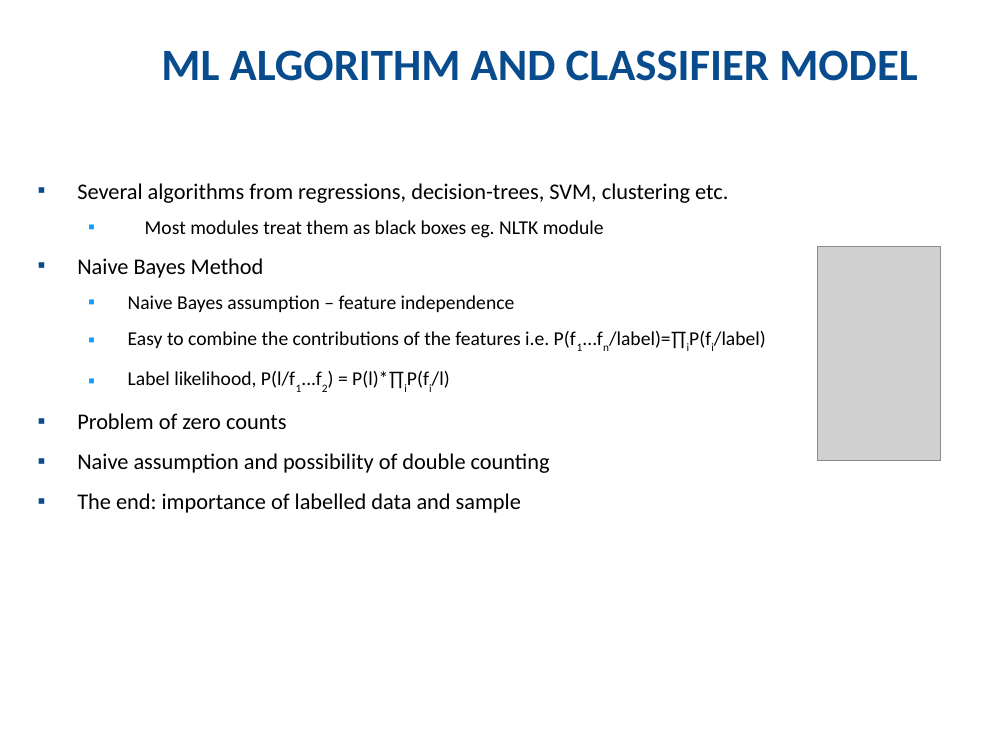
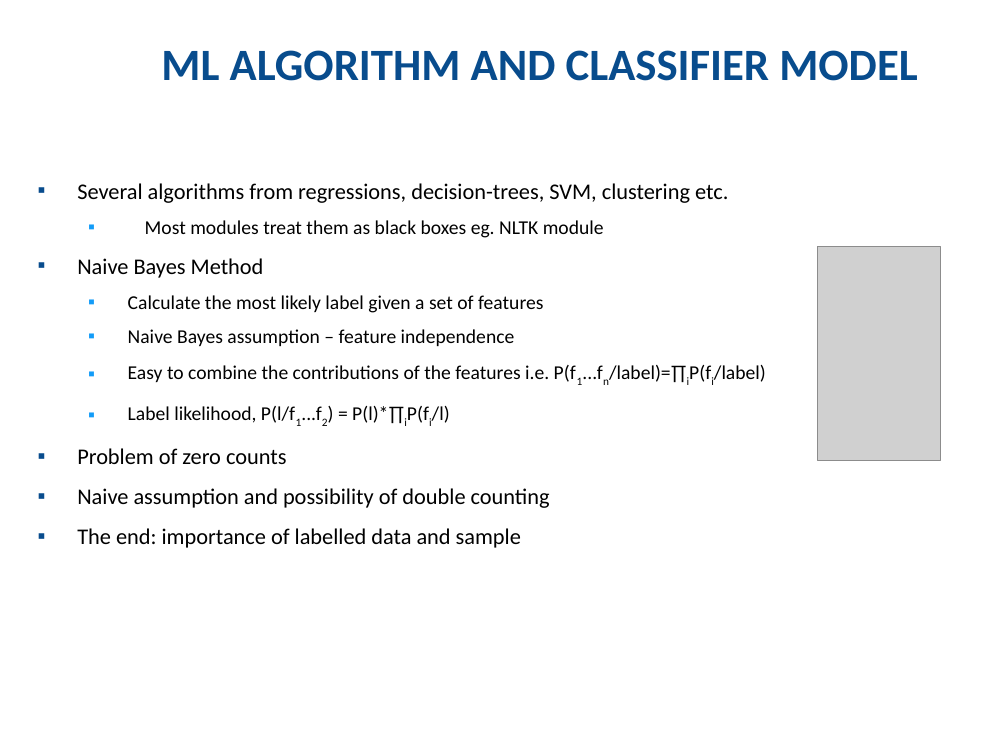
Before and after one commit to km-Poonacha/python4phd, a slide deck: slide 7 of Session 3/Python for docs - Session 3 V0.1.pptx. Drawn at 1008x756 pixels with LibreOffice and Linux fonts; fonts in the diff are those of the drawing; grey boxes stand for pictures; background and template pictures are left out. Boxes give left, top, right and bottom in pixels: in the first picture for what was removed or moved away, otherwise in the second. Text is boxed around its words. In the diff, an @@ line names an element or a change of style, - is before the commit and + after.

```diff
--- a/Session 3/Python for docs - Session 3 V0.1.pptx
+++ b/Session 3/Python for docs - Session 3 V0.1.pptx
@@ text at [128,295,543,313]: paragraph added @@
+  ▪ Calculate the most likely label given a set of features
```
Also in this commit, not shown: 1 other slide changed.
